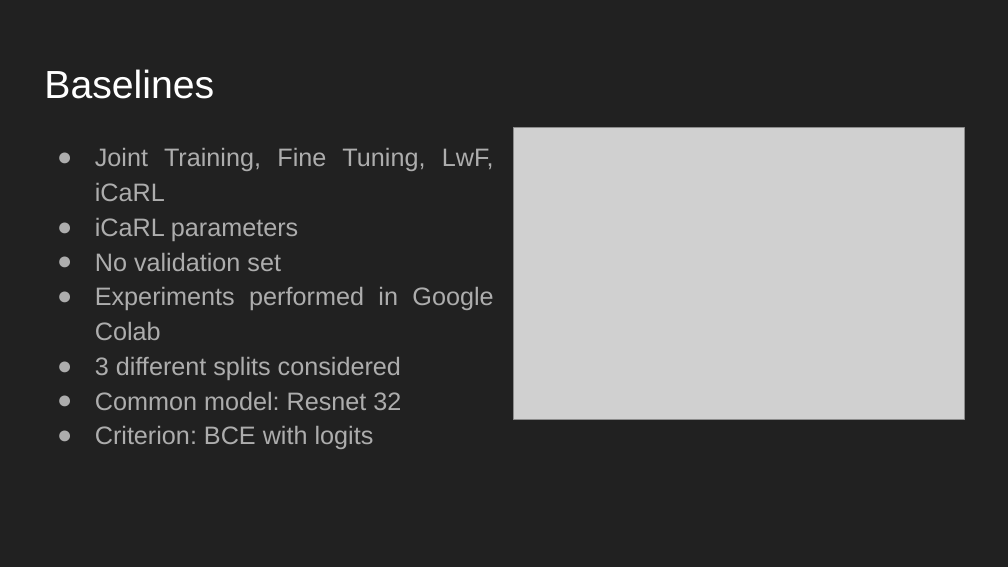
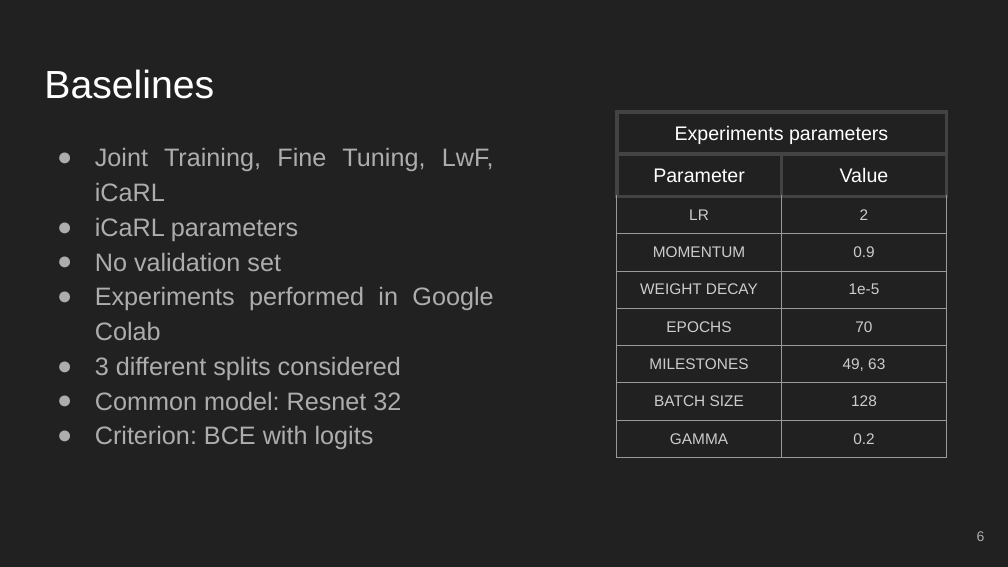
Before and after one commit to danielegenta/Progetto-MLDL, a slide deck: slide 6 of Report/Slides/MLDL_slides.pptx. Drawn at 1008x567 pixels with LibreOffice and Linux fonts; fonts in the diff are those of the drawing; grey boxes stand for pictures. Boxes give left, top, right and bottom in pixels: in the first picture for what was removed or moved away, otherwise in the second. Text is boxed around its words. In the diff, an @@ line names an element or a change of style, - is before the commit and + after.

```diff
--- a/Report/Slides/MLDL_slides.pptx
+++ b/Report/Slides/MLDL_slides.pptx
@@ table added at (617,112,948,448), 9 rows, 2 columns @@
+Experiments parameters | 
+Parameter | Value
+LR | 2
+MOMENTUM | 0.9
+WEIGHT DECAY | 1e-5
+EPOCHS | 70
+MILESTONES | 49, 63
+BATCH SIZE | 128
+GAMMA | 0.2
@@ picture removed at (513,127,964,419) @@
@@ page number added at (977,531,985,541), 10 pt, text #ADADAD @@
+6
```
Also in this commit, not shown: 33 other slides changed, 1 slide added, 1 slide removed.
